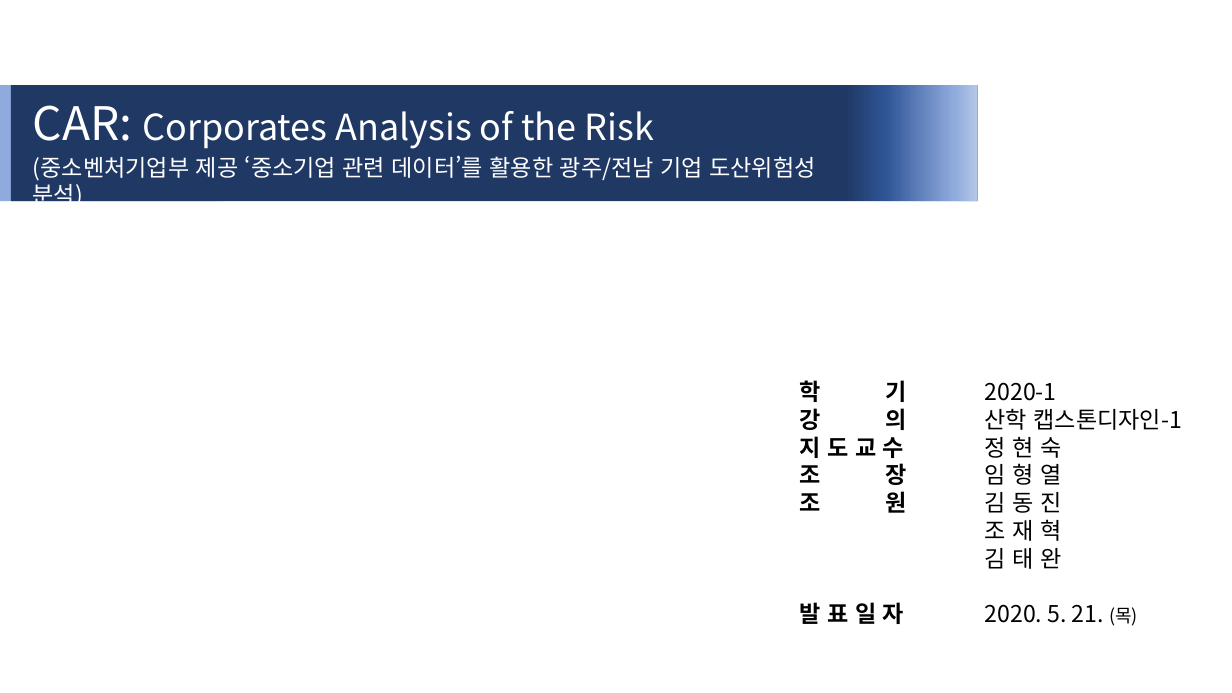
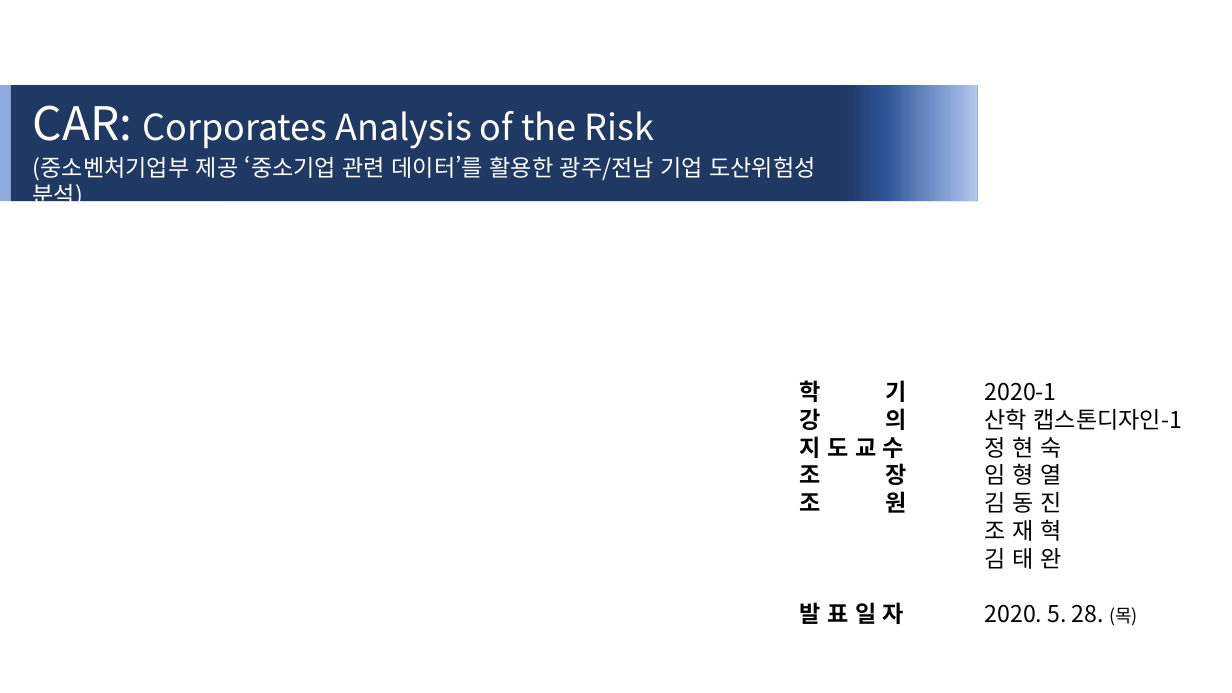
Before and after one commit to cutiecrab/CAR, a slide deck: slide 1 of 주차별 상세/10주/[피드백미반영]산학캡스톤디자인1_발표자료(10주).pptx. Drawn at 1232x693 pixels with LibreOffice and Linux fonts; fonts in the diff are those of the drawing. Boxes give left, top, right and bottom in pixels: in the first picture for what was removed or moved away, otherwise in the second. Text is boxed around its words. In the diff, an @@ line names an element or a change of style, - is before the commit and + after.

```diff
--- a/주차별 상세/10주/[피드백미반영]산학캡스톤디자인1_발표자료(10주).pptx
+++ b/주차별 상세/10주/[피드백미반영]산학캡스톤디자인1_발표자료(10주).pptx
@@ text at (x1=800, y1=602, x2=1138, y2=626): text changed @@
-발 표 일 자 2020. 5. 21. (목)
+발 표 일 자 2020. 5. 28. (목)
```
Also in this commit, not shown: 20 other slides changed, 7 slides added, 3 slides removed.
